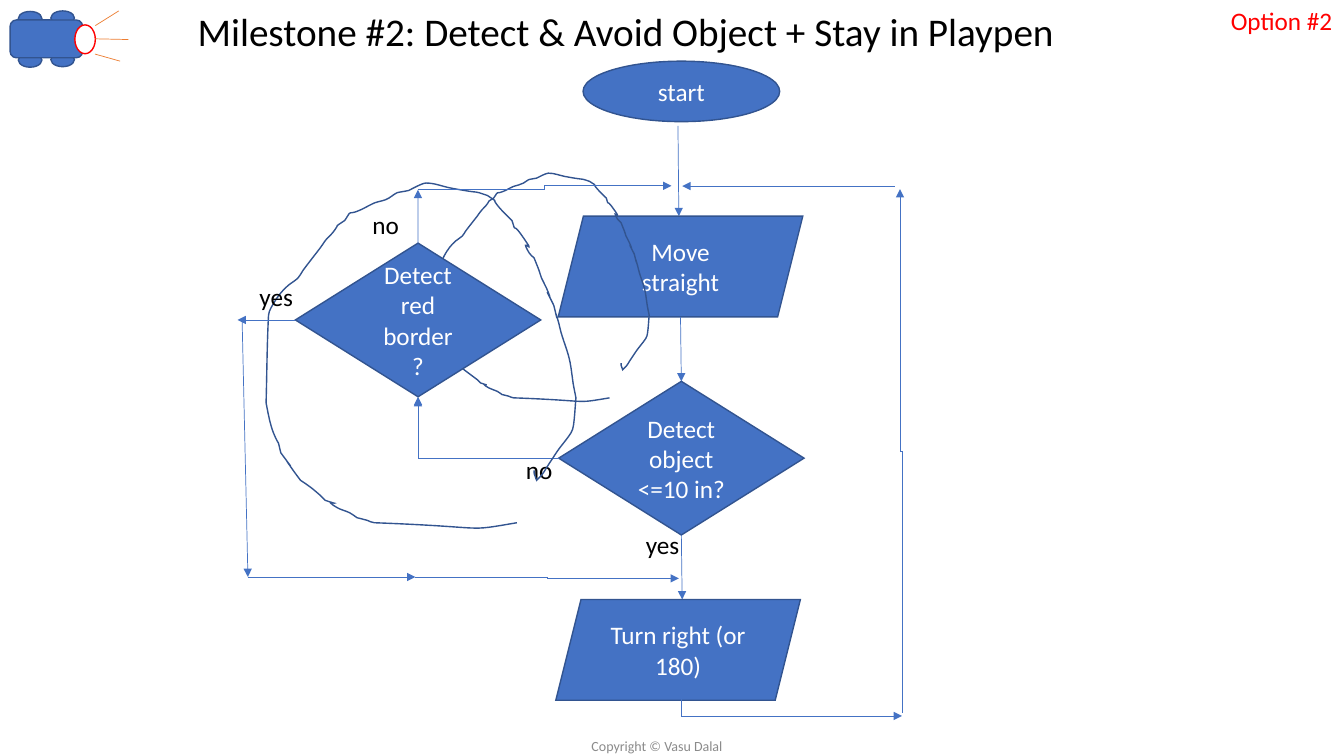
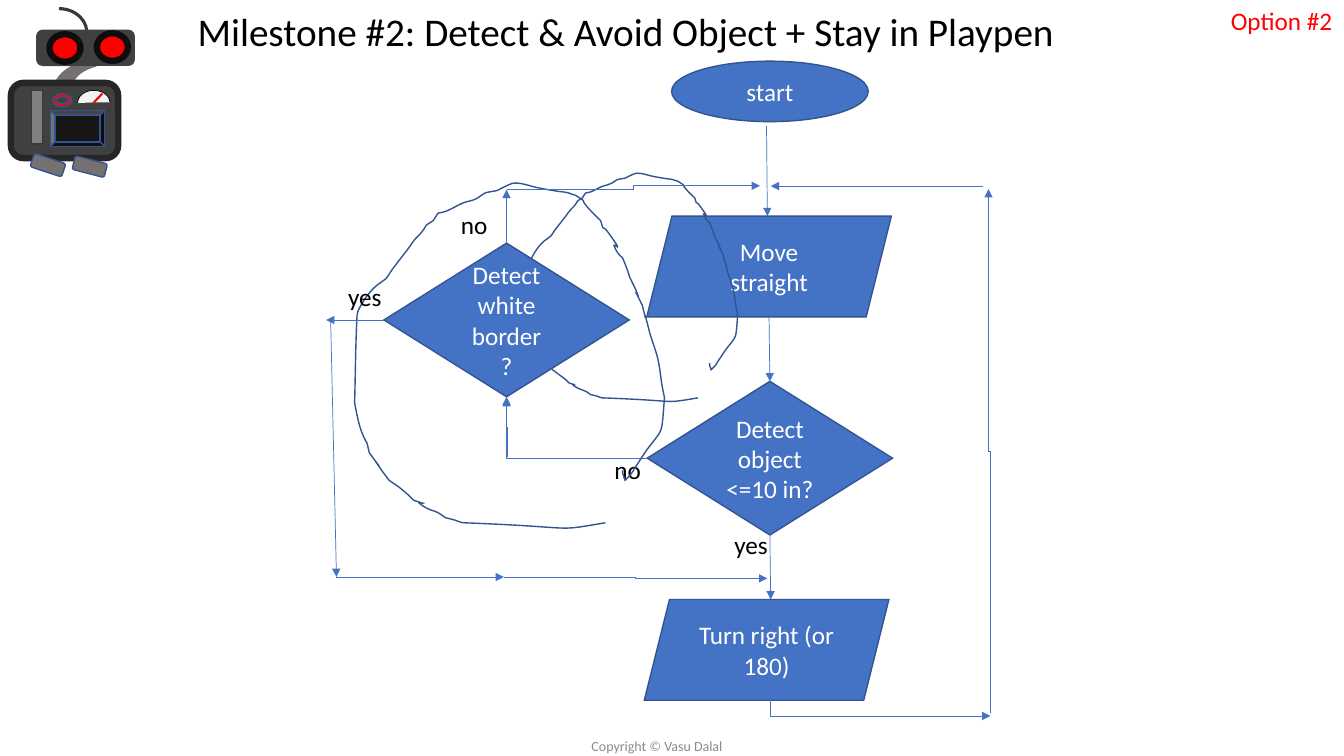
Before and after one commit to vdalal/lego-ev3, a slide deck: slide 19 of Introduction to Lego EV3-v0.2.pptx. Drawn at 1344x756 pixels with LibreOffice and Linux fonts; fonts in the diff are those of the drawing. Boxes give left, top, right and bottom in pixels: in the first picture for what was removed or moved away, otherwise in the second. Text is boxed around its words. In the diff, an @@ line names an element or a change of style, - is before the commit and + after.

```diff
--- a/Introduction to Lego EV3-v0.2.pptx
+++ b/Introduction to Lego EV3-v0.2.pptx
@@ rounded rectangle: place and size @@
-rounded rectangle at [10,20,83,58]
+rounded rectangle at [37,30,135,66]
@@ rounded rectangle at [37,30,135,66]: fill #4472C4 to #404040; outline #325491 1 pt to #404040 1 pt @@
@@ ellipse: place and size @@
-ellipse at [75,25,95,54]
+ellipse at [49,34,81,62]
@@ ellipse at [49,34,81,62]: fill #FFFFFF to #FF0000; outline #FF0000 1 pt to #0D0D0D 4.5 pt @@
@@ group removed at [18,11,128,68]: 3 ellipses, 3 lines @@
@@ ellipse: place and size @@
-ellipse at [50,52,74,67]
+ellipse at [97,33,128,60]
@@ ellipse at [97,33,128,60]: fill #4472C4 to #FF0000; outline #325491 1 pt to #0D0D0D 4.5 pt @@
@@ arrow moved from (679, 126) - (679, 216) to (766, 126) - (767, 216) @@
@@ group added at [11,9,135,177]: 6 arc (boxed as its full ellipse)s, 3 rounded rectangles, 1 line, 1 rectangle, 1 bevel, 1 donut @@
@@ 8 elbow arrows, 5 arrows, 4 texts, 2 parallelograms, 2 diamonds, 2 freeform shapes, 1 ellipse: place and size @@
-8 elbow arrows, 5 arrows, 4 texts, 2 parallelograms, 2 diamonds, 2 freeform shapes, 1 ellipse at [238,62,902,716]
+8 elbow arrows, 5 arrows, 4 texts, 2 parallelograms, 2 diamonds, 2 freeform shapes, 1 ellipse at [326,62,991,716]
@@ text in diamond at [472,264,541,345]: text changed @@
-Detect red border
+Detect white border
```
Also in this commit, not shown: 21 other slides changed, 1 slide removed.
